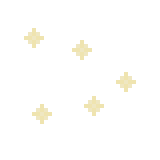
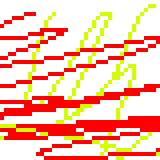
Before/after of a 160x160 layered artwork. What changed in the layer stack:
hid group "sparkles" (4 layers), moved it above "group_with_subgroups" over [24, 28, 136, 124]
added group "group_with_subgroups" with 3 layers above "projectile_explosion" over [0, 4, 160, 160]
added group "b" with 1 layers in group "group_with_subgroups" over [0, 12, 160, 160]
added layer "c" in group "b" over [0, 12, 160, 160]
added layer "a" in group "group_with_subgroups" over [0, 4, 160, 160]
